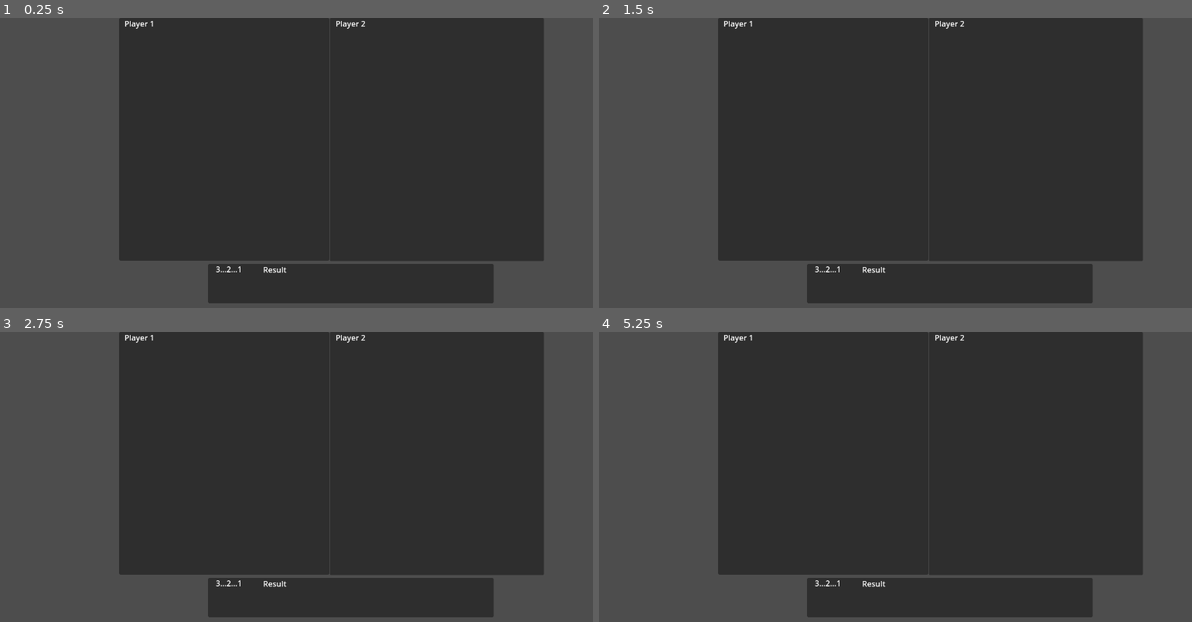
Above: before the commit, frames 1-4 (two rows, left to right).
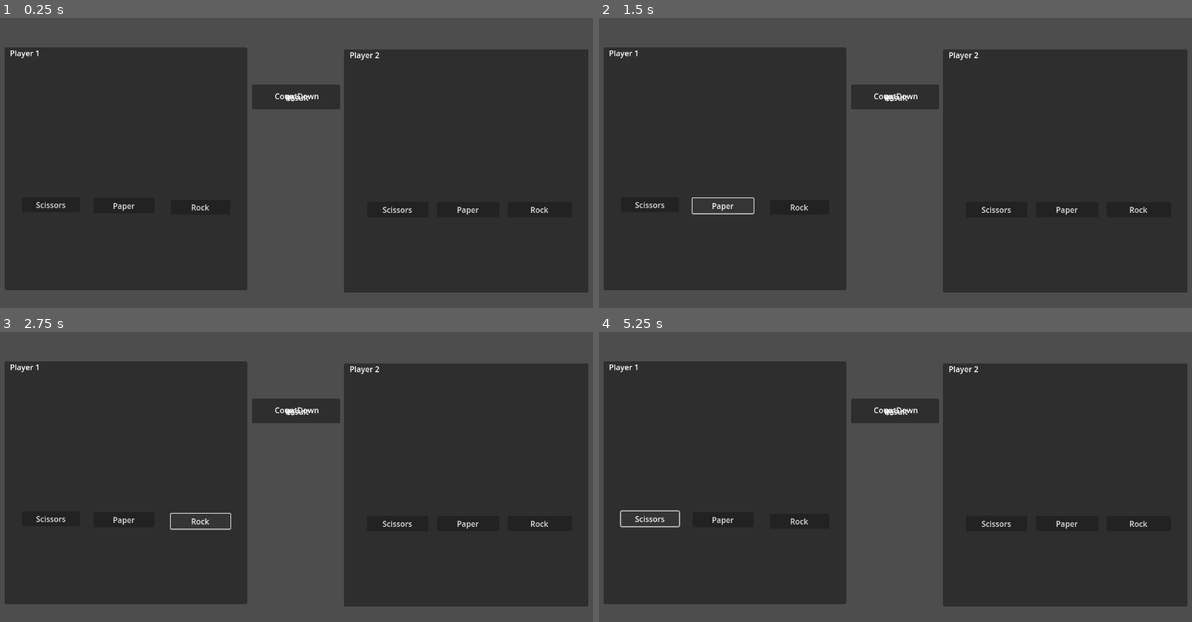
Above: after the commit, the same moments.

Repository: LordLobotom/SnarkScissors
Game: Godot game, scene res://scenes/Main.tscn
Two runs of this game, one before a commit and one after it. Both use one fixed random seed, a clock stepped at 60 frames per second and the inputs below.
Inputs (mouse positions are in pixels of both pictures, inside the frame that each line leads up to):
- Up to frame 1 (0.25 s): no input
- Up to frame 2 (1.5 s): click (652, 203) at 0.5 s, where only the run after the commit has a clickable "Scissors"; click (723, 206) at 1.25 s, where only the run after the commit has a clickable "Paper"
- Up to frame 3 (2.75 s): click (201, 520) at 2 s, where only the run after the commit has a clickable "Rock"
- Up to frame 4 (5.25 s): click (652, 517) at 2.75 s, where only the run after the commit has a clickable "Scissors"; click (723, 520) at 3.5 s, where only the run after the commit has a clickable "Paper"; click (800, 520) at 4.25 s, where only the run after the commit has a clickable "Rock"; click (652, 517) at 5 s, where only the run after the commit has a clickable "Scissors"

The runs differ from the first frame. In frame 1, 47% of the frame differs, in the area x 0-100%, y 0-99%; in frame 2, 47%; in frame 3, 47%; in frame 4, 46%.

Commit message:
GameManager init, UI improve

Diff:
--- a/project.godot
+++ b/project.godot
@@ -15,6 +15,10 @@
 config/features=PackedStringArray("4.4", "Mobile")
 config/icon="res://icon.svg"
 
+[autoload]
+
+GameManager="*res://scripts/GameManager.gd"
+
 [display]
 
 window/size/viewport_width=1280
--- a/scenes/Main.tscn
+++ b/scenes/Main.tscn
@@ -10,50 +10,117 @@
 grow_horizontal = 2
 grow_vertical = 2
 
-[node name="Player1Panel" type="Panel" parent="GameUI"]
+[node name="panPlayer1" type="Panel" parent="GameUI"]
 layout_mode = 0
-offset_left = 269.0
-offset_right = 704.0
-offset_bottom = 502.0
+offset_left = 32.0
+offset_top = 61.0
+offset_right = 534.0
+offset_bottom = 563.0
 
-[node name="Label" type="Label" parent="GameUI/Player1Panel"]
+[node name="lblPlayerName" type="Label" parent="GameUI/panPlayer1"]
 layout_mode = 0
 offset_left = 11.0
 offset_right = 73.0
 offset_bottom = 23.0
 text = "Player 1"
 
-[node name="Player2Panel" type="Panel" parent="GameUI"]
+[node name="btnScissors" type="Button" parent="GameUI/panPlayer1"]
 layout_mode = 0
-offset_left = 705.0
-offset_right = 1148.0
-offset_bottom = 503.0
+offset_left = 36.0
+offset_top = 310.0
+offset_right = 156.0
+offset_bottom = 341.0
+text = "Scissors"
 
-[node name="Label" type="Label" parent="GameUI/Player2Panel"]
+[node name="btnPaper" type="Button" parent="GameUI/panPlayer1"]
+offset_left = 184.0
+offset_top = 312.0
+offset_right = 310.0
+offset_bottom = 343.0
+text = "Paper"
+
+[node name="btnRock" type="Button" parent="GameUI/panPlayer1"]
+offset_left = 344.0
+offset_top = 315.0
+offset_right = 467.0
+offset_bottom = 346.0
+text = "Rock"
+
+[node name="btnScore" type="Label" parent="GameUI/panPlayer1"]
+offset_left = 128.0
+offset_top = 375.0
+offset_right = 358.0
+offset_bottom = 440.0
+
+[node name="panPlayer2" type="Panel" parent="GameUI"]
+layout_mode = 0
+offset_left = 734.0
+offset_top = 65.0
+offset_right = 1240.0
+offset_bottom = 568.0
+
+[node name="lblPlayerName" type="Label" parent="GameUI/panPlayer2"]
 layout_mode = 0
 offset_left = 12.0
 offset_right = 74.0
 offset_bottom = 23.0
 text = "Player 2"
 
-[node name="CenterPanel" type="Panel" parent="GameUI"]
+[node name="btnPaper" type="Button" parent="GameUI/panPlayer2"]
+offset_left = 193.0
+offset_top = 316.0
+offset_right = 322.0
+offset_bottom = 347.0
+text = "Paper"
+
+[node name="btnScissors" type="Button" parent="GameUI/panPlayer2"]
+offset_left = 48.0
+offset_top = 315.0
+offset_right = 175.0
+offset_bottom = 348.0
+text = "Scissors"
+
+[node name="btnRock" type="Button" parent="GameUI/panPlayer2"]
+offset_left = 339.0
+offset_top = 316.0
+offset_right = 472.0
+offset_bottom = 347.0
+text = "Rock"
+
+[node name="btnScore" type="Label" parent="GameUI/panPlayer2"]
 layout_mode = 0
-offset_left = 453.0
-offset_top = 509.0
-offset_right = 1044.0
-offset_bottom = 590.0
+offset_left = 148.0
+offset_top = 378.0
+offset_right = 382.0
+offset_bottom = 439.0
 
-[node name="CountdownLabel" type="Label" parent="GameUI/CenterPanel"]
+[node name="panCenter" type="Panel" parent="GameUI"]
 layout_mode = 0
-offset_left = 16.0
-offset_top = -1.0
-offset_right = 70.0
-offset_bottom = 22.0
-text = "3...2...1"
+offset_left = 544.0
+offset_top = 138.0
+offset_right = 726.0
+offset_bottom = 189.0
 
-[node name="ResultLabel" type="Label" parent="GameUI/CenterPanel"]
+[node name="lblCountDown" type="Label" parent="GameUI/panCenter"]
 layout_mode = 0
-offset_left = 114.0
-offset_right = 163.0
-offset_bottom = 23.0
+offset_left = 47.0
+offset_top = 12.0
+offset_right = 139.0
+offset_bottom = 35.0
+text = "CountDown"
+
+[node name="lblResul" type="Label" parent="GameUI/panCenter"]
+layout_mode = 0
+offset_left = 69.0
+offset_top = 15.0
+offset_right = 118.0
+offset_bottom = 38.0
 text = "Result"
+
+[node name="lblVS" type="Label" parent="GameUI/panCenter"]
+layout_mode = 0
+offset_left = 70.0
+offset_top = 16.0
+offset_right = 110.0
+offset_bottom = 39.0
+text = "VS"
--- /dev/null
+++ b/scripts/GameManager.gd
@@ -0,0 +1,25 @@
+# scripts/GameManager.gd
+extends Node
+
+enum Choice { ROCK, PAPER, SCISSORS }
+
+var player1_choice = null
+var player2_choice = null
+var player1_score = 0
+var player2_score = 0
+
+func evaluate_round() -> int:
+	if player1_choice == player2_choice:
+		return 0  # Remíza
+	elif ((player1_choice == Choice.ROCK and player2_choice == Choice.SCISSORS) or
+		(player1_choice == Choice.SCISSORS and player2_choice == Choice.PAPER) or
+		(player1_choice == Choice.PAPER and player2_choice == Choice.ROCK)):
+		player1_score += 1
+		return 1  # Hráč 1 vyhrál
+	else:
+		player2_score += 1
+		return 2  # Hráč 2 vyhrál
+
+func reset_choices():
+	player1_choice = null
+	player2_choice = null
Not shown, added: scripts/GameManager.gd.uid
